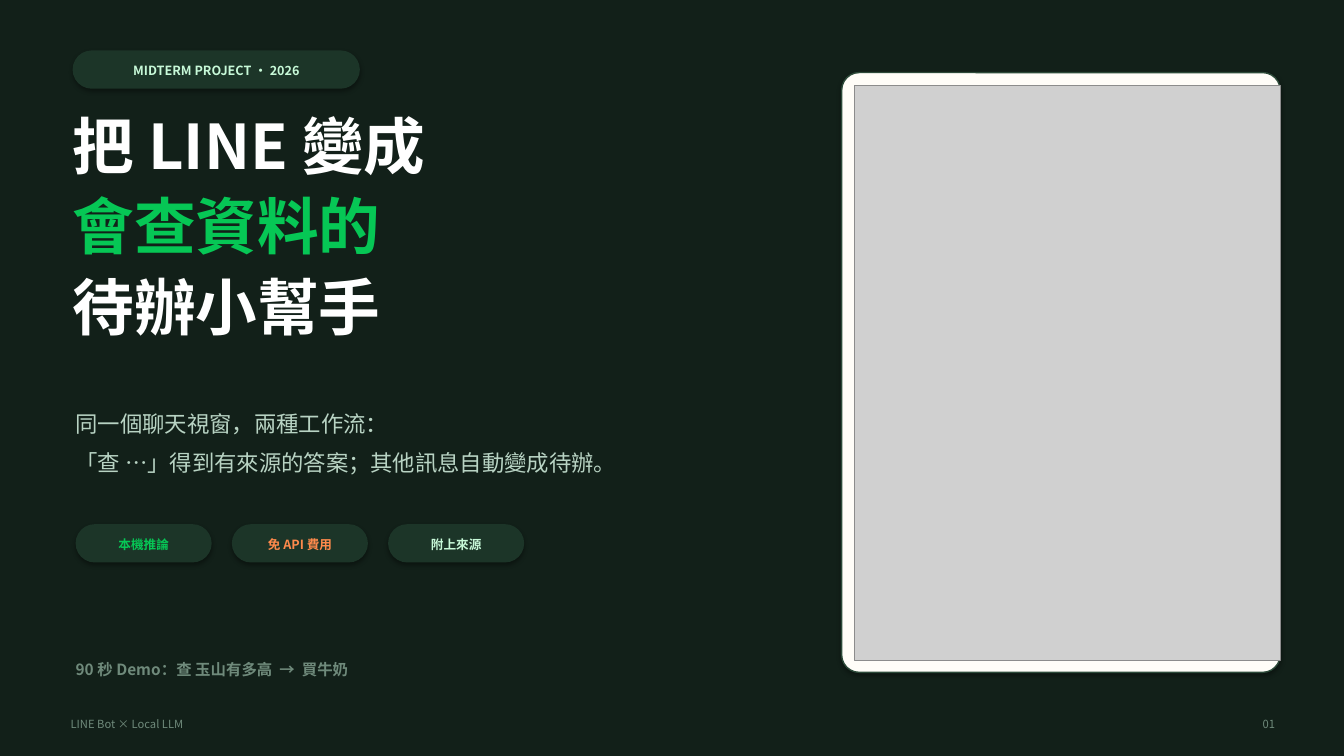
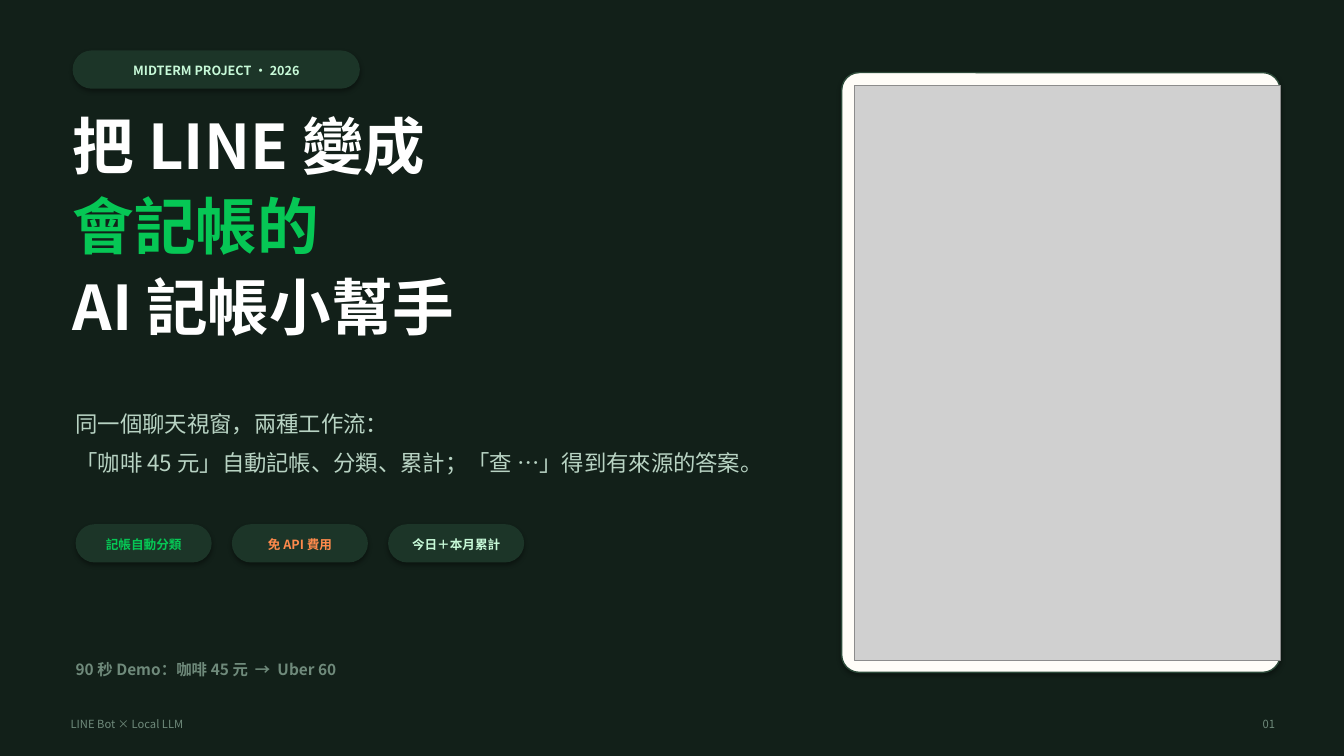
Before and after one commit to 411512015-jpg/line-bot-ollama, a slide deck: slide 1 of docs/期中展示.pptx. Drawn at 1344x756 pixels with LibreOffice and Linux fonts; fonts in the diff are those of the drawing; grey boxes stand for pictures. Boxes give left, top, right and bottom in pixels: in the first picture for what was removed or moved away, otherwise in the second. Text is boxed around its words. In the diff, an @@ line names an element or a change of style, - is before the commit and + after.

Commit message:
Switch project theme to LINE local AI expense tracker
- relay_server: parse_expense, append/read expenses, expense_summary, /demo/expenses
- Code.gs: route expense messages (e.g. 咖啡 45 元) to local relay
- demo UI: expense chat flow with today/monthly totals
- docs: report, summary, slides, scripts, screenshots updated to expense theme
- tests: add 17-test suite covering expense parsing and demo APIs

```diff
--- a/docs/期中展示.pptx
+++ b/docs/期中展示.pptx
@@ text at (73, 196, 319, 255): text changed @@
-會查資料的
+會記帳的
@@ text at (73, 277, 454, 336): text changed @@
-待辦小幫手
+AI 記帳小幫手
@@ text at (76, 452, 763, 474): text changed @@
-「查 …」得到有來源的答案；其他訊息自動變成待辦。
+「咖啡 45 元」自動記帳、分類、累計；「查 …」得到有來源的答案。
@@ text at (106, 538, 182, 550): text changed @@
-本機推論
+記帳自動分類
@@ text at (412, 538, 500, 550): text changed @@
-附上來源
+今日＋本月累計
@@ text at (76, 662, 336, 676): text changed @@
-90 秒 Demo：查 玉山有多高 → 買牛奶
+90 秒 Demo：咖啡 45 元 → Uber 60
```
Also in this commit, not shown: 4 other slides changed, 23 other files.
